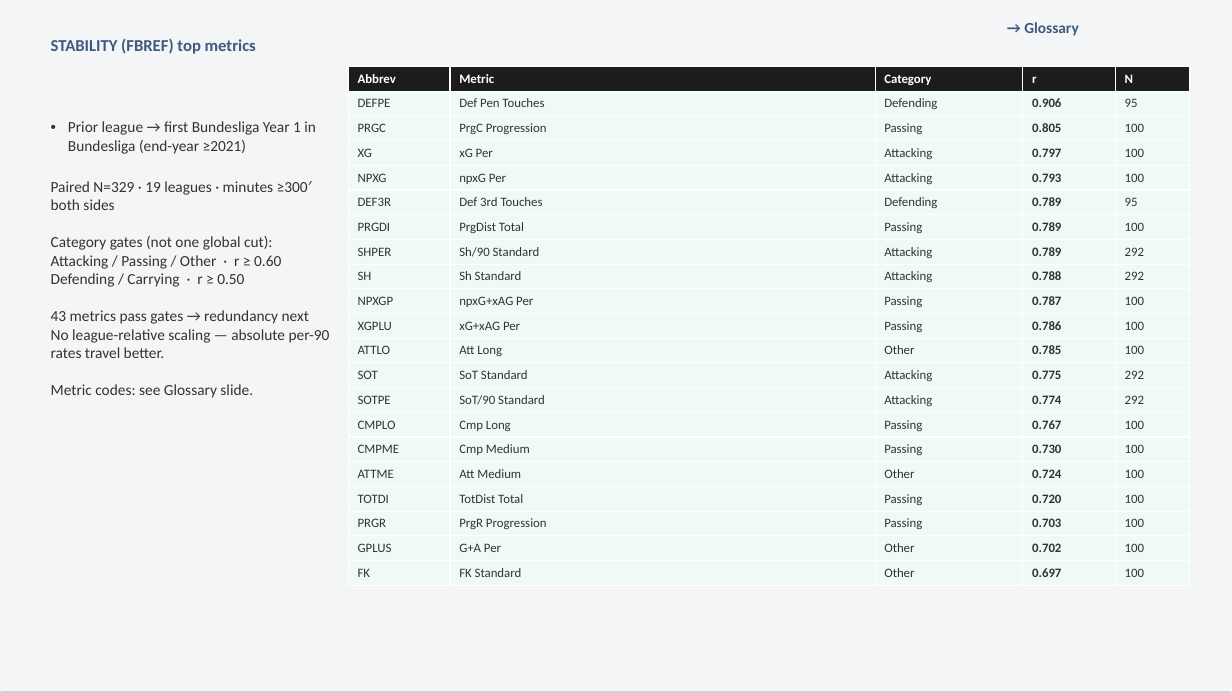
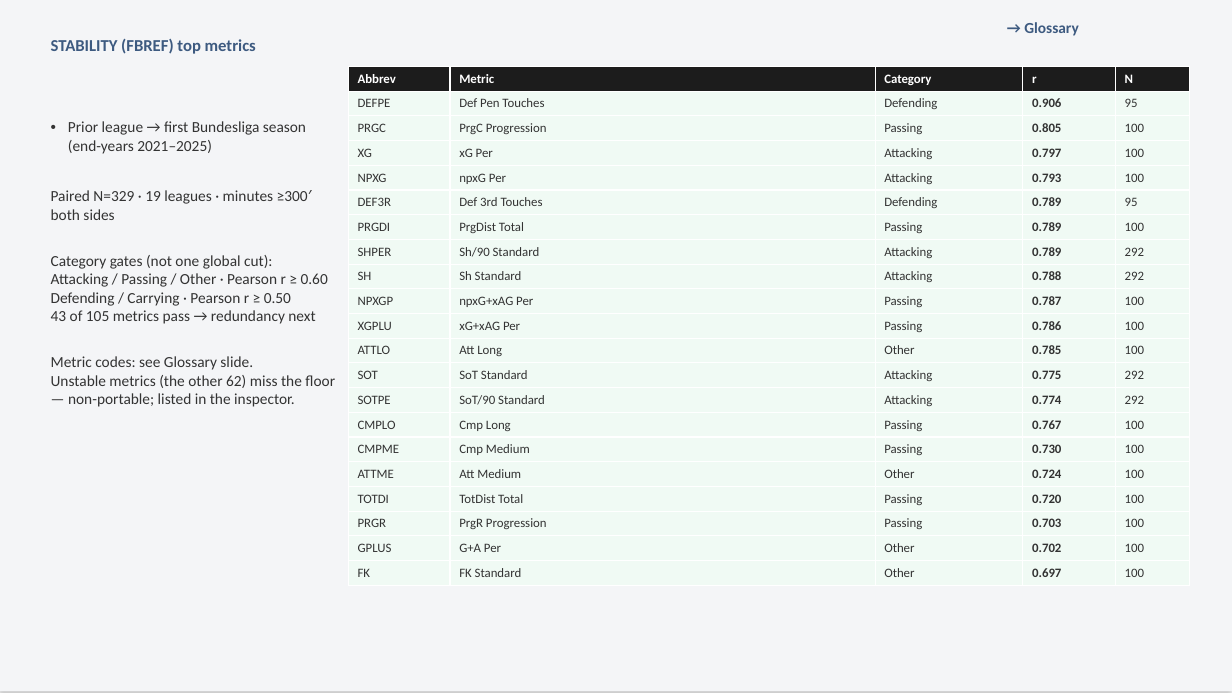
Before and after one commit to colbymorris08/bundesliga-transfer-traits, a slide deck: slide 7 of bundesliga_transfer_traits.pptx. Drawn at 1232x693 pixels with LibreOffice and Linux fonts; fonts in the diff are those of the drawing. Boxes give left, top, right and bottom in pixels: in the first picture for what was removed or moved away, otherwise in the second. Text is boxed around its words. In the diff, an @@ line names an element or a change of style, - is before the commit and + after.

```diff
--- a/bundesliga_transfer_traits.pptx
+++ b/bundesliga_transfer_traits.pptx
@@ text at [68, 121, 306, 154]: text changed @@
-• Prior league → first Bundesliga Year 1 in Bundesliga (end-year ≥2021)
+• Prior league → first Bundesliga season (end-years 2021–2025)
@@ text at [51, 273, 328, 324]: text changed @@
-Attacking / Passing / Other · r ≥ 0.60
-Defending / Carrying · r ≥ 0.50
-43 metrics pass gates → redundancy next
-No league-relative scaling — absolute per-90 rates travel better.
+Attacking / Passing / Other · Pearson r ≥ 0.60
+Defending / Carrying · Pearson r ≥ 0.50
+43 of 105 metrics pass → redundancy next
@@ text at [51, 375, 335, 407]: paragraph added @@
+Unstable metrics (the other 62) miss the floor — non-portable; listed in the inspector.
```
Also in this commit, not shown: 12 other slides changed.
